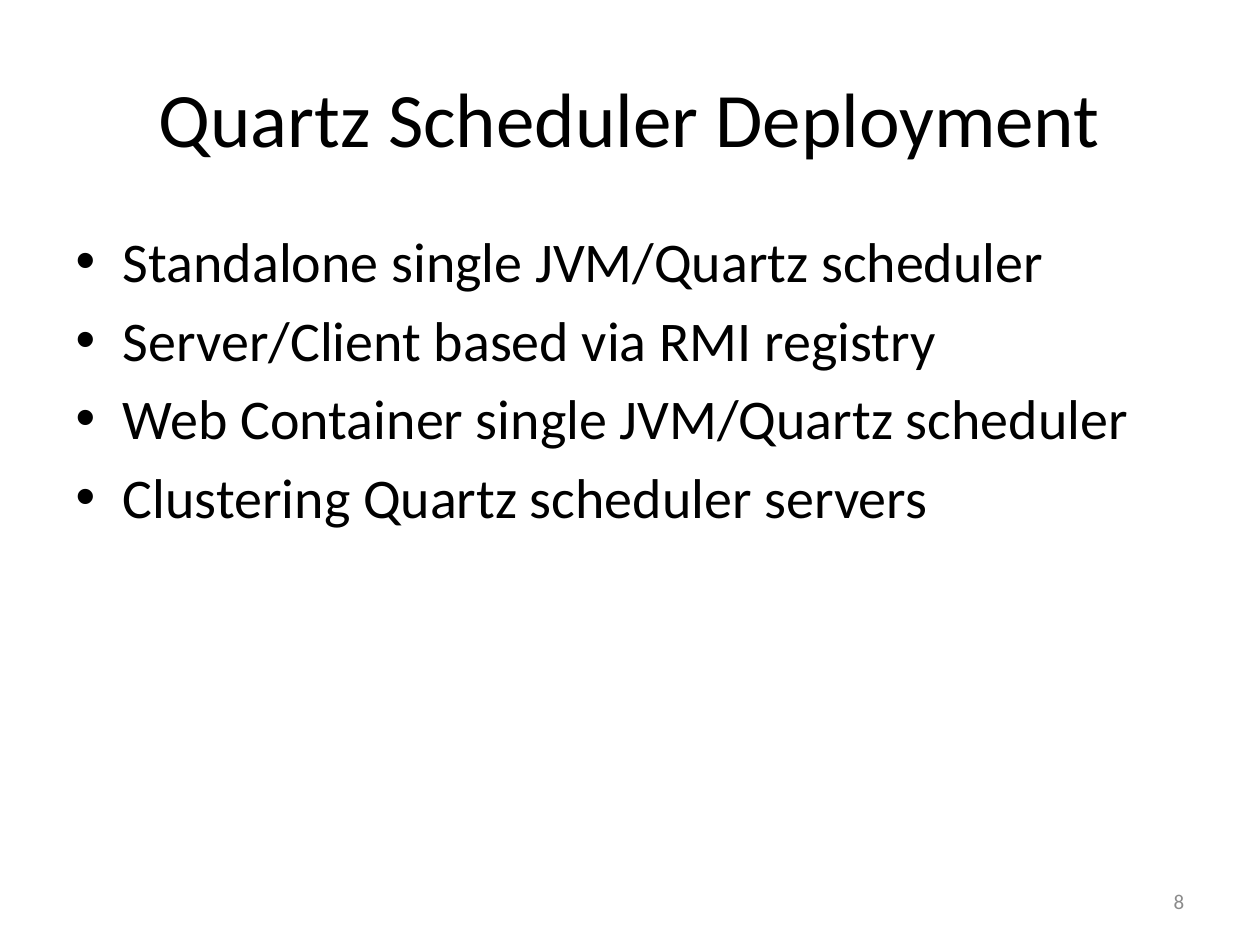
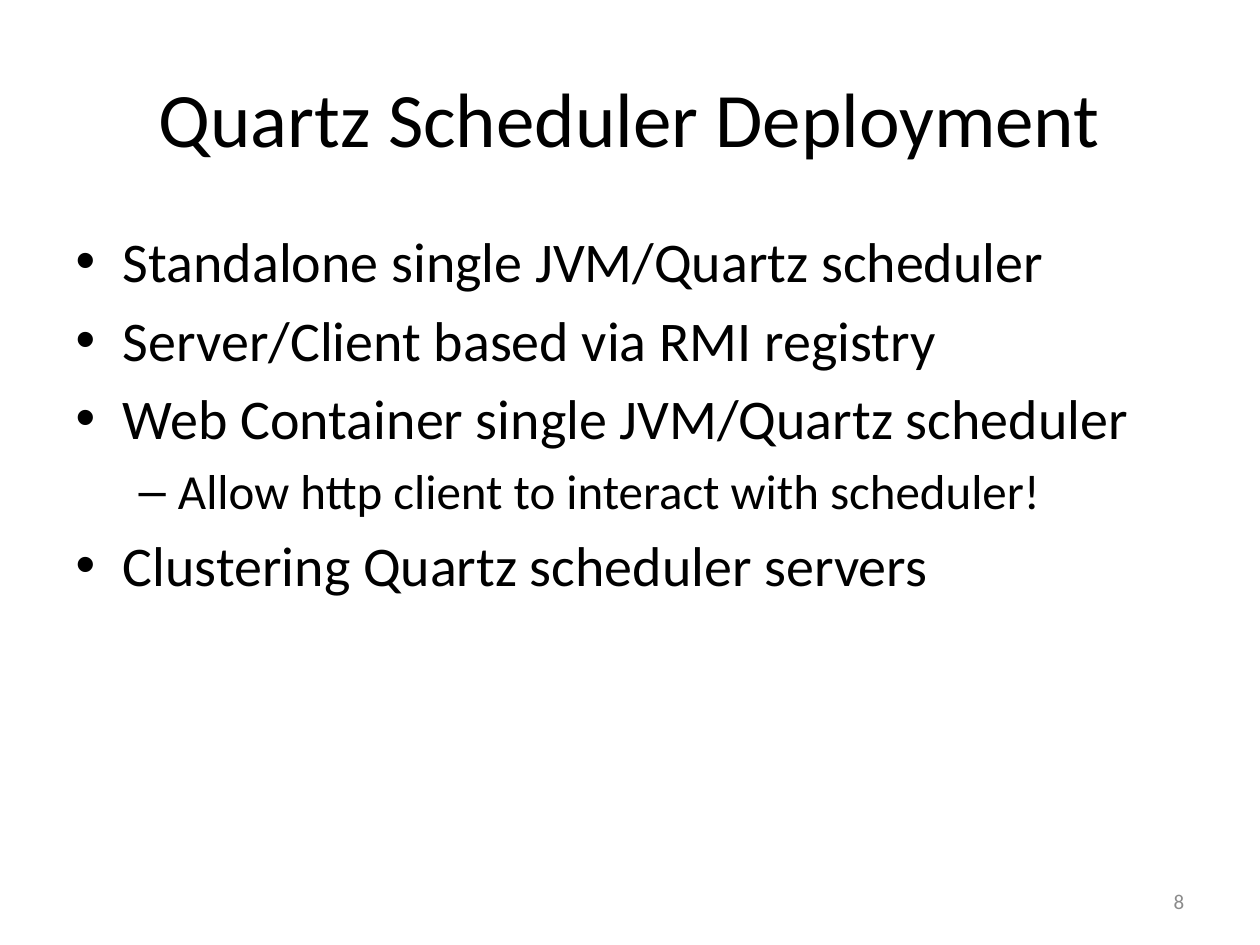
Before and after one commit to saltnlight5/myschedule.experiment, a slide deck: slide 8 of jug-quartz/JUG-QuartzScheduler.pptx. Drawn at 1260x945 pixels with LibreOffice and Linux fonts; fonts in the diff are those of the drawing. Boxes give left, top, right and bottom in pixels: in the first picture for what was removed or moved away, otherwise in the second. Text is boxed around its words. In the diff, an @@ line names an element or a change of style, - is before the commit and + after.

```diff
--- a/jug-quartz/JUG-QuartzScheduler.pptx
+++ b/jug-quartz/JUG-QuartzScheduler.pptx
@@ text at [178, 475, 1040, 517]: paragraph added @@
+  – Allow http client to interact with scheduler!
```
Also in this commit, not shown: 5 other slides changed, 1 slide added, 9 other files.
